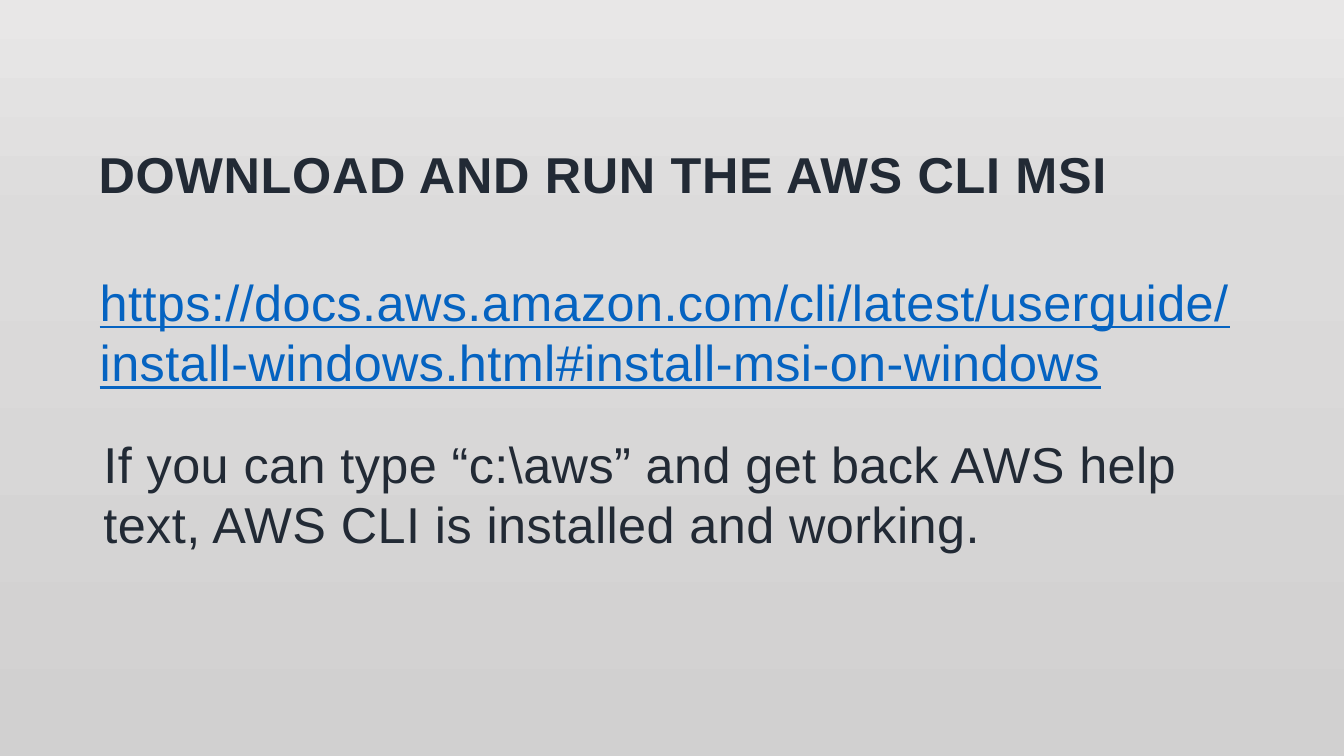
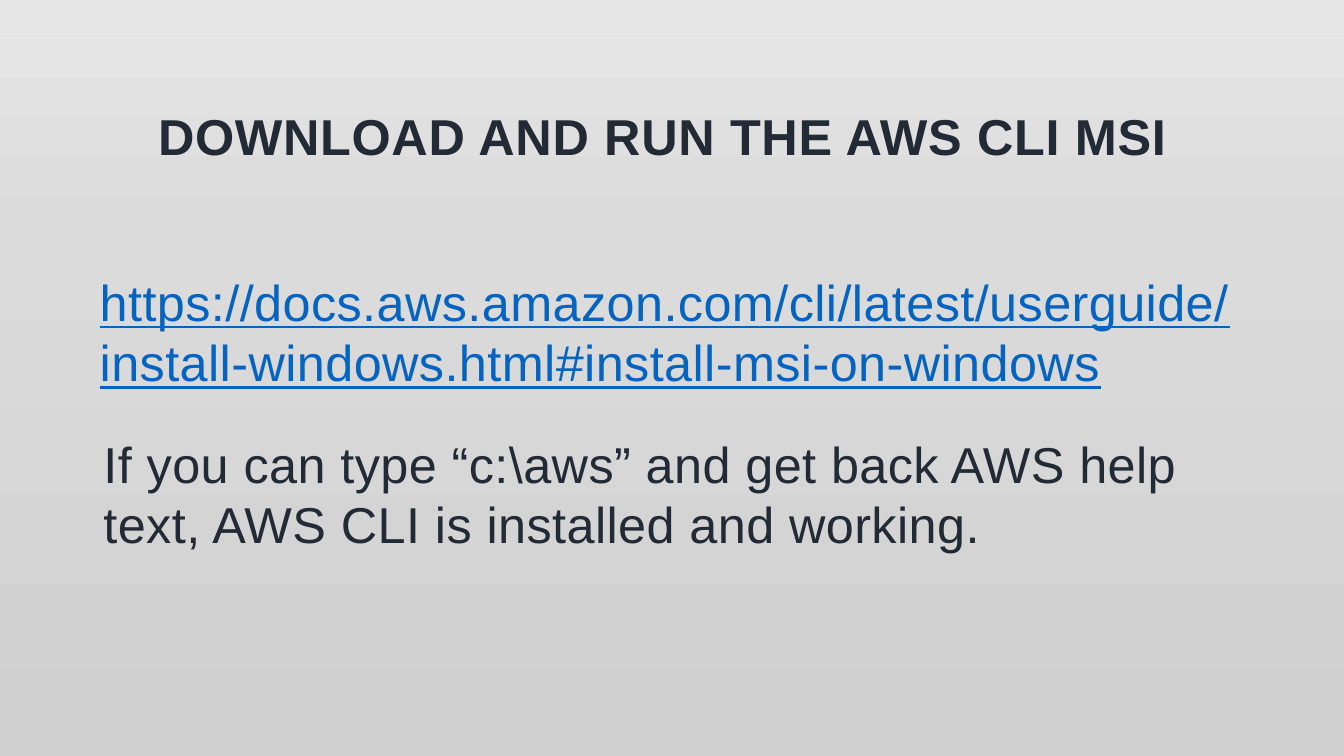
Before and after one commit to jonathan-r-jones/Composable-Batch-Files, a slide deck: slide 4 of jaws.pptx. Drawn at 1344x756 pixels with LibreOffice and Linux fonts; fonts in the diff are those of the drawing; background and template pictures are left out. Boxes give left, top, right and bottom in pixels: in the first picture for what was removed or moved away, otherwise in the second. Text is boxed around its words. In the diff, an @@ line names an element or a change of style, - is before the commit and + after.

```diff
--- a/jaws.pptx
+++ b/jaws.pptx
@@ title "DOWNLOAD AND RUN THE AWS ...": place and size @@
-title "DOWNLOAD AND RUN THE AWS ..." at bbox=[99, 158, 1106, 194]
+title "DOWNLOAD AND RUN THE AWS ..." at bbox=[158, 120, 1166, 156]
@@ title "DOWNLOAD AND RUN THE AWS ..." at bbox=[158, 120, 1166, 156]: alignment left to centre @@
```
Also in this commit, not shown: 2 other slides changed, 4 slides added, 4 other files.
